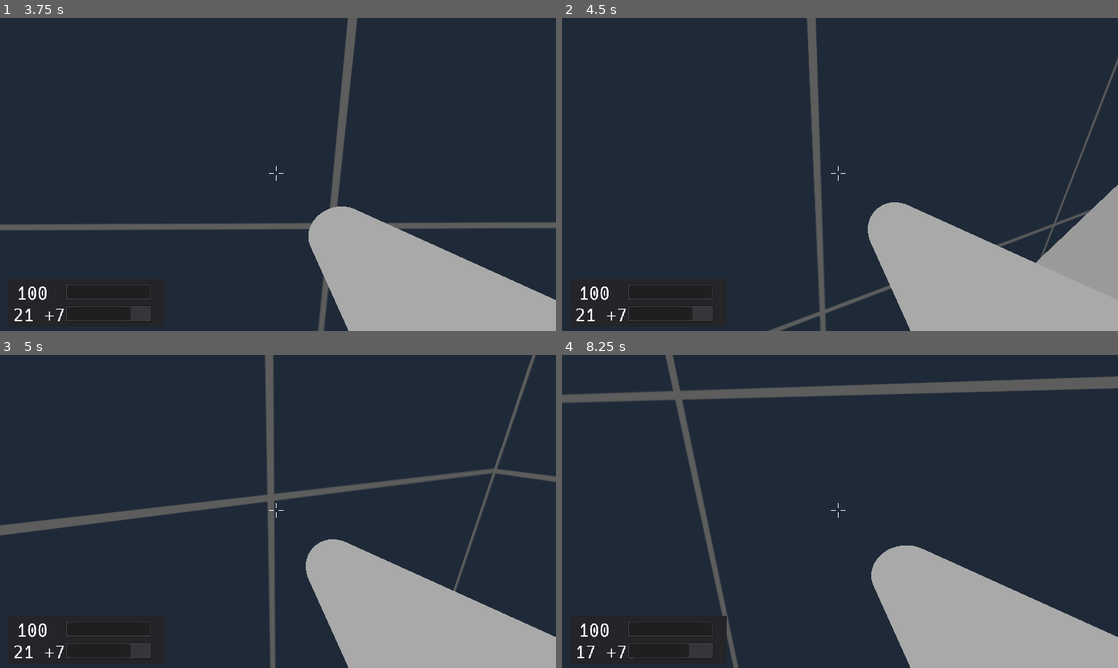
Above: before the commit, frames 1-4 (two rows, left to right).
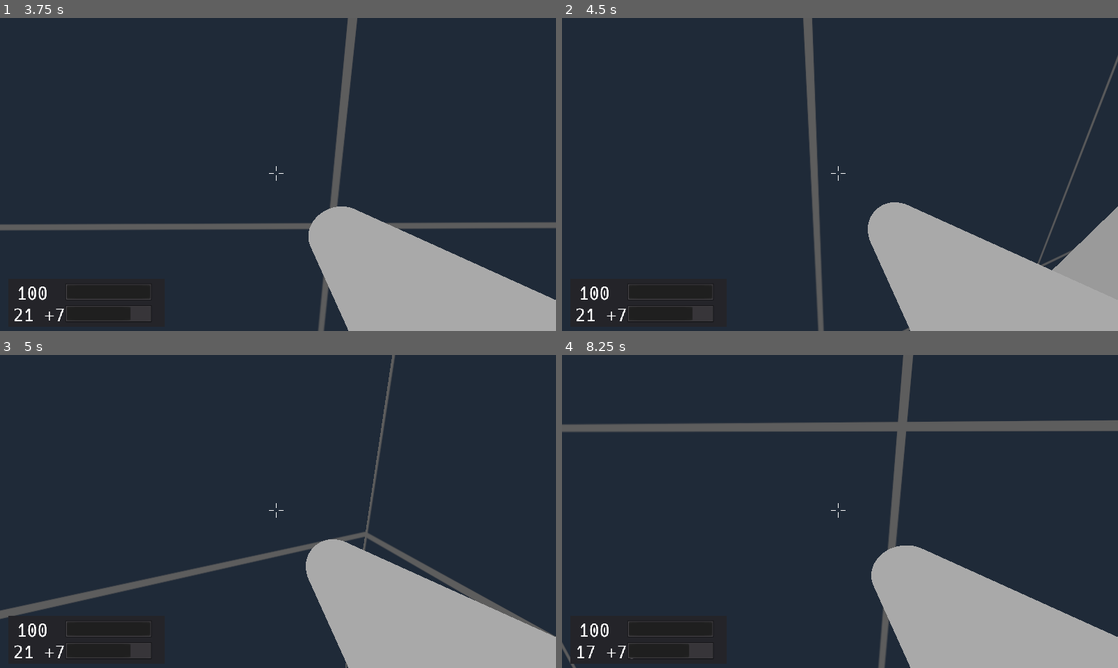
Above: after the commit, the same moments.

Repository: duckinator/keress
Game: Godot game, scene res://menus/MainMenu.tscn
Two runs of this game, one before a commit and one after it. Both use one fixed random seed, a clock stepped at 60 frames per second and the inputs below.
Inputs (mouse positions are in pixels of both pictures, inside the frame that each line leads up to):
- Up to frame 1 (3.75 s): click "New Game" at 0.5 s; tap Enter at 1.25 s; move the mouse to (305, 174) at 1.27 s; press the mouse at (305, 174) at 1.28 s; hold W (movement_forward) from 1.28 s (still down); tap Space (movement_jump) at 1.52, 2.27 s; move the mouse to (250, 174) at 2.02 s; release the mouse at (250, 174) at 2.03 s; right-click (250, 174) at 2.1 s; move the mouse to (289, 168) at 2.77 s; tap Tab (quick_switch_item) at 2.85 s; move the mouse to (272, 180) at 3.52 s; tap 1 at 3.6 s
- Up to frame 2 (4.5 s): keep holding W (movement_forward); tap Space (movement_jump) at 3.77 s; move the mouse to (878, 177) at 4.27 s; hold 2 from 4.28 s (still down)
- Up to frame 3 (5 s): keep holding W (movement_forward); keep holding 2; tap Space (movement_jump) at 4.52 s
- Up to frame 4 (8.25 s): move the mouse to (795, 508) at 5.02 s; release 2 at 5.03 s; tap 3 at 5.1 s; tap Space (movement_jump) at 5.27, 6.77, 7.52 s; move the mouse to (845, 511) at 5.77 s; hold 4 5.78-6.53 s; move the mouse to (817, 505) at 6.52 s; release W (movement_forward) at 6.53 s; hold D (movement_right) 6.53-7.28 s; click (817, 505) at 6.6 s; move the mouse to (867, 511) at 7.27 s; hold Right mouse button (action_secondary) 7.28-8.03 s; hold W (movement_forward) from 7.28 s (still down); move the mouse to (812, 511) at 8.02 s; tap Tab (quick_switch_item) at 8.1 s

Frame 1 is identical in both runs. In frame 2, 2.7% of the frame differs, in the area x 37-100%, y 0-100%; in frame 3, 6.2%; in frame 4, 8.3%, in the area x 0-100%, y 0-100%.

Commit message:
Add wall-running

Diff:
--- a/src/menus/MainMenu.tscn
+++ b/src/menus/MainMenu.tscn
@@ -173,6 +173,7 @@
 focus_neighbour_bottom = NodePath("../HSlider_Joypad_Sensitivity")
 focus_next = NodePath("../HSlider_Joypad_Sensitivity")
 focus_previous = NodePath("../Button_Back")
+ticks_on_borders = true
 
 [node name="Label_Joypad_Sensitivity" type="Label" parent="Panels/Settings"]
 margin_left = 10.0
@@ -191,6 +192,7 @@
 focus_neighbour_bottom = NodePath("../CheckButton_VSync")
 focus_next = NodePath("../CheckButton_VSync")
 focus_previous = NodePath("../HSlider_Mouse_Sensitivity")
+ticks_on_borders = true
 
 [node name="CheckButton_VSync" type="CheckButton" parent="Panels/Settings"]
 margin_left = 10.0
--- a/src/player/Player.gd
+++ b/src/player/Player.gd
@@ -1,6 +1,8 @@
 extends KinematicBody
 
 var fall_damage_enabled = false
+const WALL_RUN_MULTIPLIER = 0.75
+
 
 const MASS = 100
 
@@ -160,6 +162,9 @@
 	dir = dir.normalized()
 
 	vel += Vector3(delta * gravity.x, delta * gravity.y, delta * gravity.z)
+
+	if is_on_wall() and vel.y < 0:
+		vel.y *= WALL_RUN_MULTIPLIER
 
 	var hvel = vel
 	hvel.y = 0
